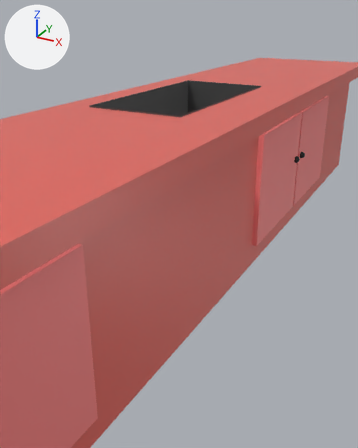
An edit to the Blender file Assets/Sprites/Props/Becky the environmental hazard/Bench 2.blend, drawn before and after from the same camera.
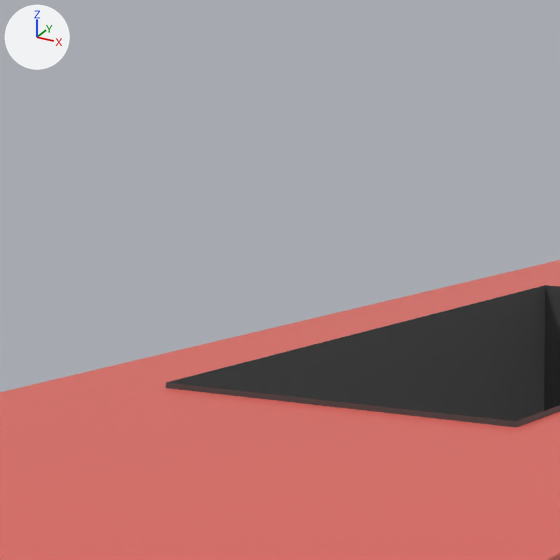
Old and new are each drawn from a 50 mm lens placed at (4.59, -11.85, 4.98), pointed at (0.27, -3.99, 1.05) and again close up on the part from 13% to 54% of the width and 1% to 34% of the height. The axes (+X, +Y, +Z) are drawn at upper left. The lights are the same throughout.

Before the edit, the objects in view are built like this:
```python
me_cube_007 = bpy.data.meshes.new('Cube.007')
me_cube_007.from_pydata(...)  # 72 vertices, 69 faces; spans x -1.0..1.25, y -1.04..1.0, z -1.0..1.22
me_cube_007.materials.append(mat_material_013)  # red #e7685e
me_cube_008 = bpy.data.meshes.new('Cube.008')
me_cube_008.from_pydata([(-0.617, 0.082, 1.224), (-0.617, 0.418, 1.224), (0.562, 0.082, 1.224), (0.562, 0.418, 1.224), (-0.617, 0.082, 0.887), (-0.617, 0.418, 0.887), (0.562, 0.082, 0.887), (0.562, 0.418, 0.887)], [], [(3, 1, 5, 7), (7, 5, 4, 6), (1, 0, 4, 5), (2, 3, 7, 6), (0, 2, 6, 4)])
me_cube_008.materials.append(mat_material_014)  # dark grey #4b4b4b
ob_cube = bpy.data.objects.new('Cube', me_cube_007)
ob_cube.location = (0.0, -5.896, 1.57)
ob_cube.scale = (1.52, 10.8, 1.48)
ob_cube_005 = bpy.data.objects.new('Cube.005', me_cube_008)
ob_cube_005.location = (0.0, -5.896, -0.535)
ob_cube_005.scale = (1.52, 10.8, 3.22)
```
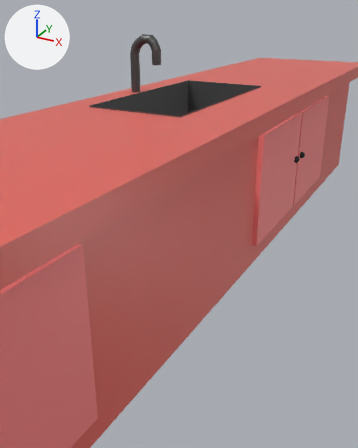
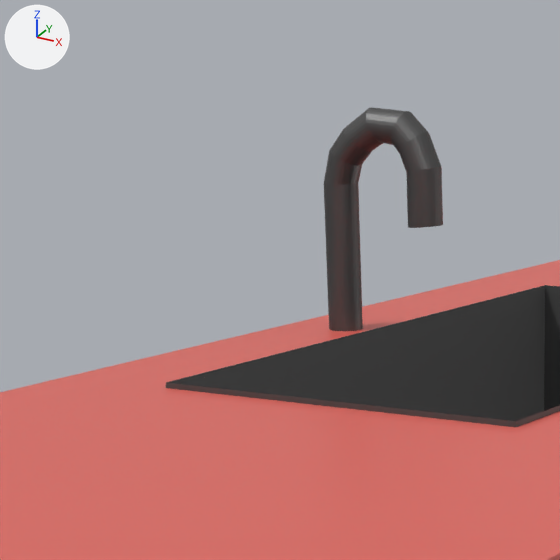
Edits to the bpy script that builds the scene:
```text
Add mat_material_005:
    mat_material_005 = principled_material('Material.005')
    mat_material_005.base_color = (0.144, 0.144, 0.144)  # dark grey #6a6a6a
    mat_material_005.metallic = 0.955
Add me_cylinder_001:
    me_cylinder_001.from_pydata(...)  # 288 vertices, 258 faces; spans x -6.68..1.0, y -1.0..1.04, z -1.0..1.96
    me_cylinder_001.materials.append(mat_material_005)  # dark grey #6a6a6a
Add ob_cylinder:
    ob_cylinder = bpy.data.objects.new('Cylinder', me_cylinder_001)
    ob_cylinder.location = (-1.162, -3.206, 3.733)
    ob_cylinder.rotation_euler = (0.0, 0.0, 3.142)  # degrees (0, 0, 180)
    ob_cylinder.scale = (0.089, 0.089, 0.384)
```

What differs and where, as boxes (x1, y1, x2, y2) in the close-ups (560 x 560 px):
'Cylinder', added: after (324, 107, 443, 331)
